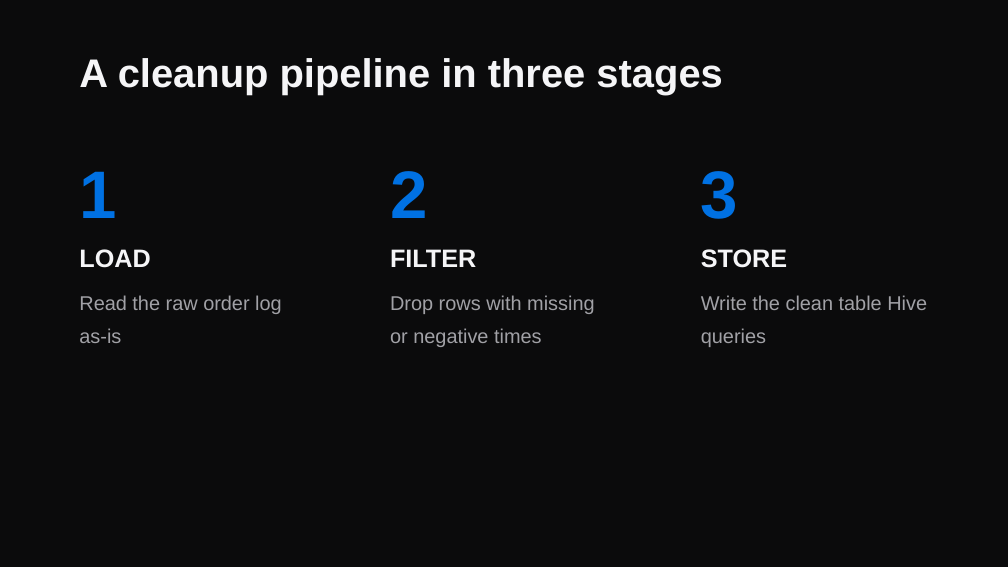
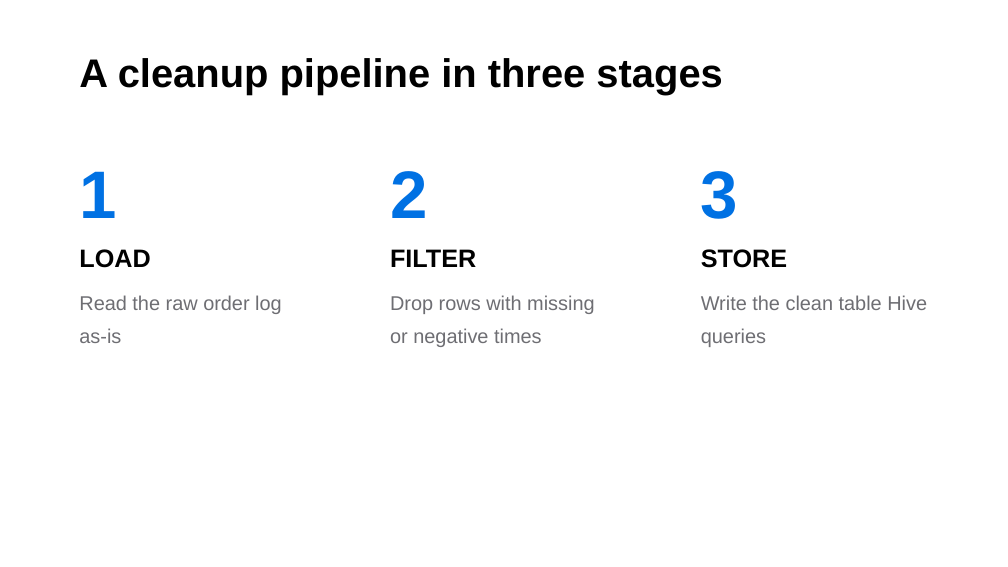
Before and after one commit to shaiky25/klu_big_data, a slide deck: slide 20 of session8/Hive_Pig_Hadoop_Ecosystem.pptx. Drawn at 1008x567 pixels with LibreOffice and Linux fonts; fonts in the diff are those of the drawing. Boxes give left, top, right and bottom in pixels: in the first picture for what was removed or moved away, otherwise in the second. Text is boxed around its words. In the diff, an @@ line names an element or a change of style, - is before the commit and + after.

```diff
--- a/session8/Hive_Pig_Hadoop_Ecosystem.pptx
+++ b/session8/Hive_Pig_Hadoop_Ecosystem.pptx
@@ background #0B0B0C to #FFFFFF @@
@@ text "A cleanup pipeline in three ..." at (x1=79, y1=58, x2=722, y2=95): text colour #F5F5F7 to #000000 @@
@@ text at (x1=79, y1=249, x2=282, y2=343): text colour #F5F5F7 to #000000 in "LOAD"; text colour #A1A1A6 to #6E6E73 in "Read the raw order log as-is" @@
@@ text at (x1=390, y1=249, x2=594, y2=347): text colour #F5F5F7 to #000000 in "FILTER"; text colour #A1A1A6 to #6E6E73 in "Drop rows with missing or negative times" @@
@@ text at (x1=701, y1=249, x2=927, y2=347): text colour #F5F5F7 to #000000 in "STORE"; text colour #A1A1A6 to #6E6E73 in "Write the clean table Hive queries" @@
```
Also in this commit, not shown: 31 other slides changed, 6 other files.
